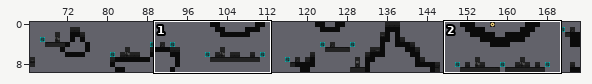
An edit to a level. Tiled map, Levels/Level 6/Abstract Level 6.tmx. Above: a wide view before the commit, with the close-up outlined.
Close-up. Before the edit:
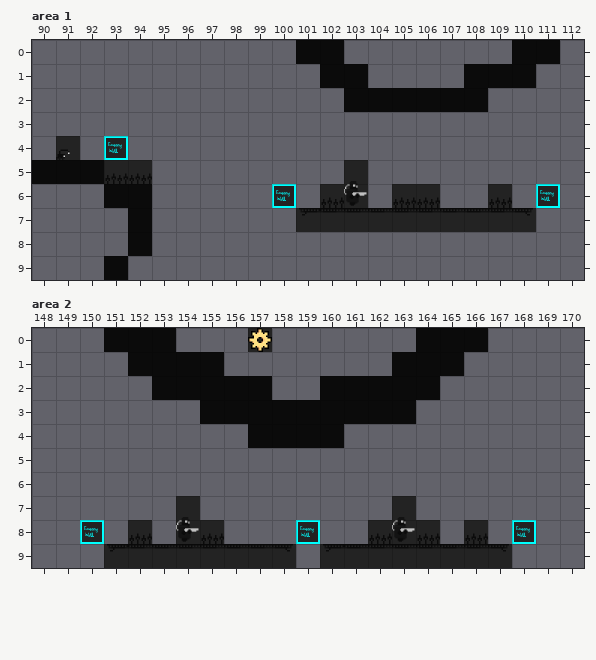
Cells are 64x64 px. Shown: area 1 x 90..112, y 0..9; area 2 x 148..170, y 0..9.
After:
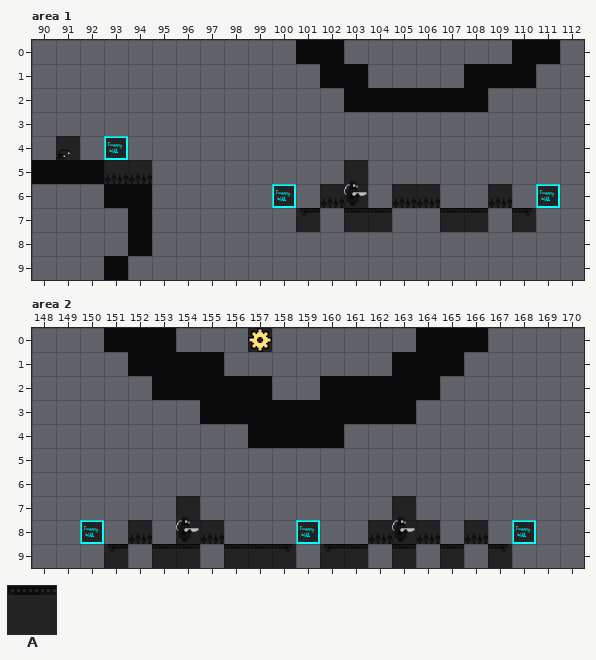
Key: from "Tileset with Background": A 60.
_ is an empty cell, . an unchanged one.
Edits made:
--- layer "Tile Layer 1", area 1
@@ x 102..109 @@
- 7 A..AA..A
+ 7 _..__.._
--- layer "Tile Layer 1", area 2
@@ x 152..166 @@
- 9 A..A......A.A.A
+ 9 _.._......_._._
Where, in picture pixels (left, top, right, bottom), the same in both close-ups:
removed: (320, 208, 344, 232)
removed: (392, 208, 440, 232)
removed: (488, 208, 512, 232)
removed: (128, 544, 152, 568)
removed: (200, 544, 224, 568)
removed: (368, 544, 392, 568)
removed: (416, 544, 440, 568)
removed: (464, 544, 488, 568)
